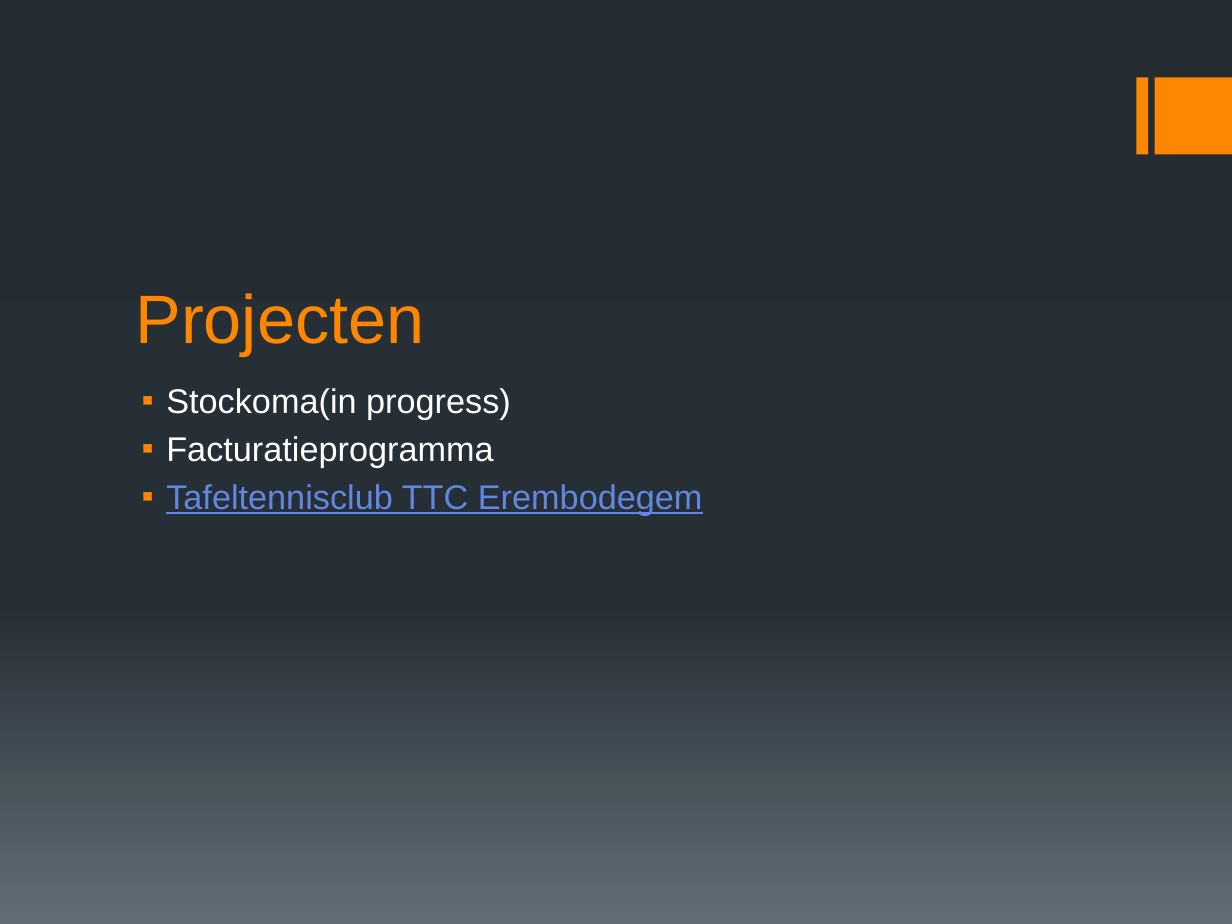
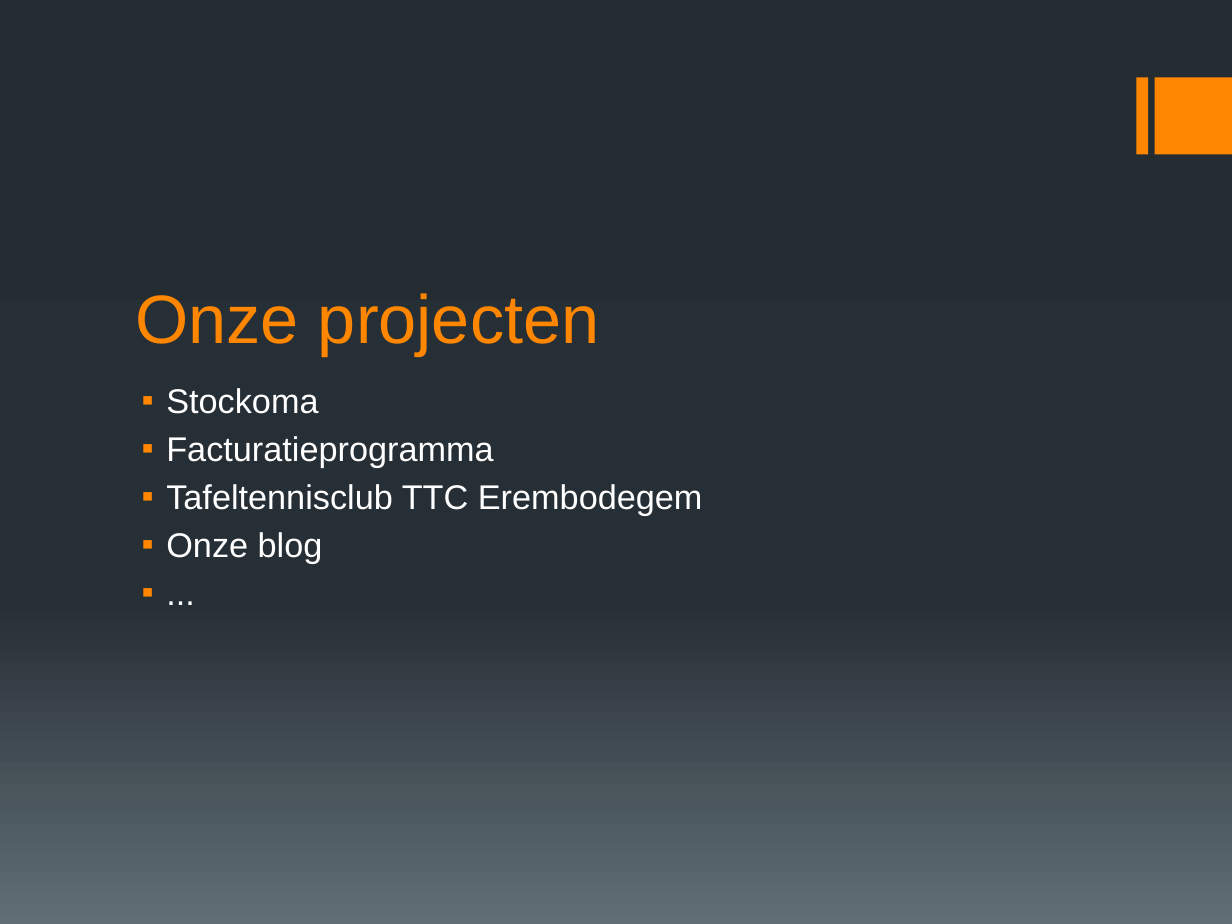
Before and after one commit to itenium-be/marketing, a slide deck: slide 7 of itenium.pptx (slide 8 before the commit). Drawn at 1232x924 pixels with LibreOffice and Linux fonts; fonts in the diff are those of the drawing. Boxes give left, top, right and bottom in pixels: in the first picture for what was removed or moved away, otherwise in the second. Text is boxed around its words. In the diff, an @@ line names an element or a change of style, - is before the commit and + after.

```diff
--- a/itenium.pptx
+++ b/itenium.pptx
@@ title at bbox=[136, 293, 599, 356]: text changed @@
-Projecten
+Onze projecten
@@ text at bbox=[166, 388, 318, 414]: text changed @@
-▪ Stockoma(in progress)
+▪ Stockoma
@@ text at bbox=[166, 484, 703, 515]: text colour #6187E3 to #FFFFFF, underline off in "Tafeltennisclub TTC Erembodegem" @@
@@ text at bbox=[166, 532, 323, 563]: paragraphs added @@
+▪ Onze blog
+▪ ...
```
Also in this commit, not shown: 6 other slides changed.
